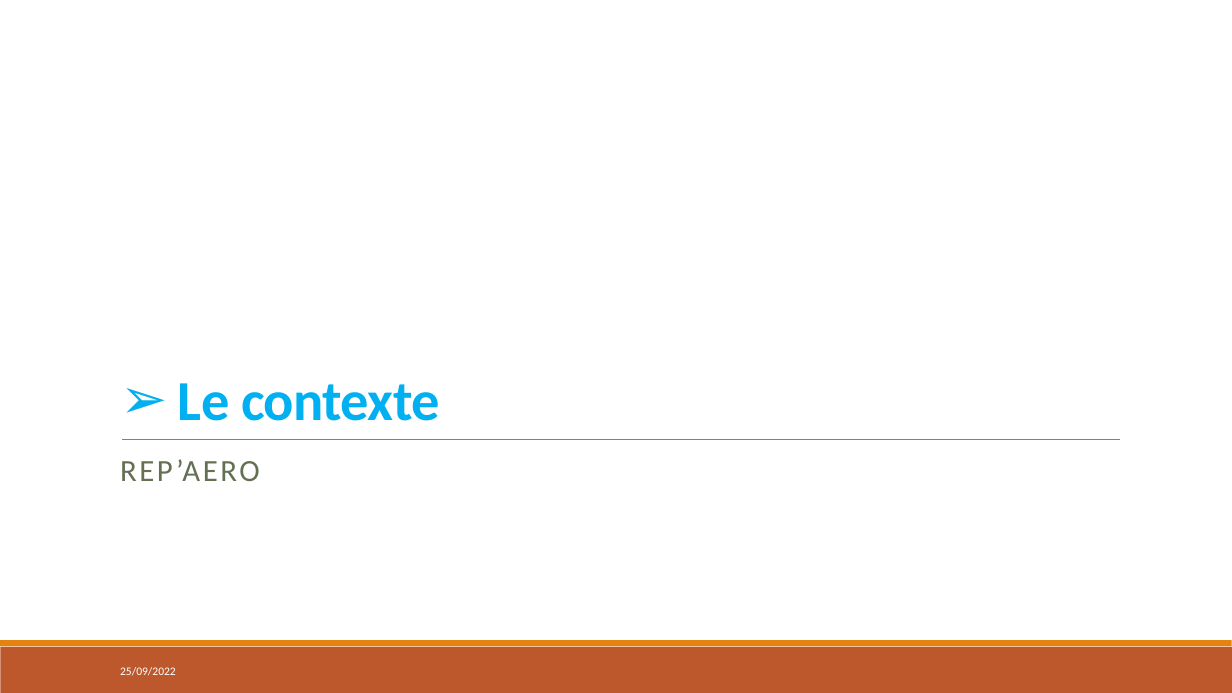
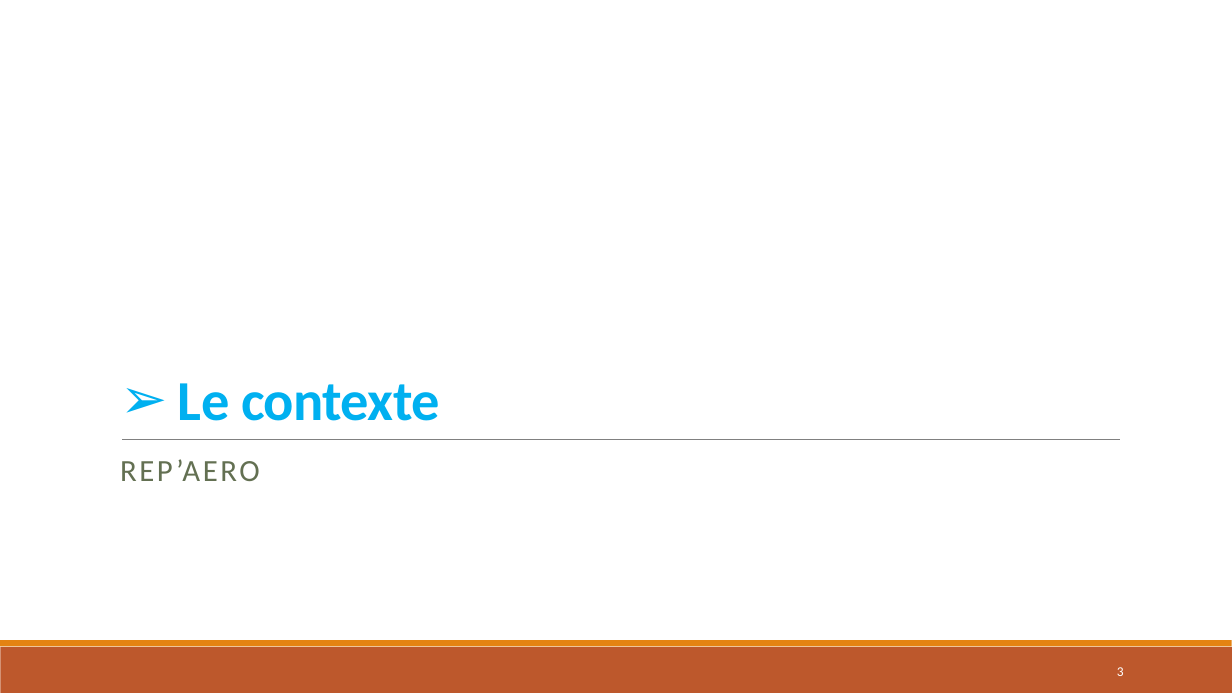
Before and after one commit to wilkill/P7-REP-AERO, a slide deck: slide 3 of Architecture/4 - Présentation/Présentation.pptx. Drawn at 1232x693 pixels with LibreOffice and Linux fonts; fonts in the diff are those of the drawing. Boxes give left, top, right and bottom in pixels: in the first picture for what was removed or moved away, otherwise in the second. Text is boxed around its words. In the diff, an @@ line names an element or a change of style, - is before the commit and + after.

```diff
--- a/Architecture/4 - Présentation/Présentation.pptx
+++ b/Architecture/4 - Présentation/Présentation.pptx
@@ text removed at bbox=[120, 667, 176, 676] @@
-25/09/2022
@@ page number added at bbox=[1117, 667, 1124, 676], 10.5 pt, text #FFFFFF @@
+3
```
Also in this commit, not shown: 5 other slides changed, 3 slides added, 1 slide removed.
